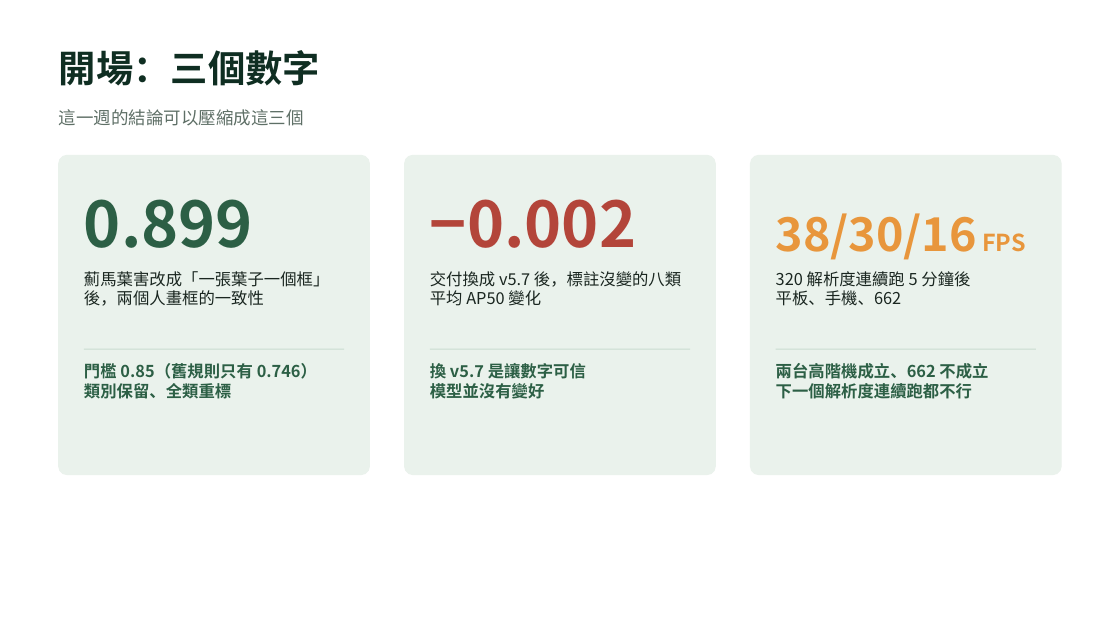
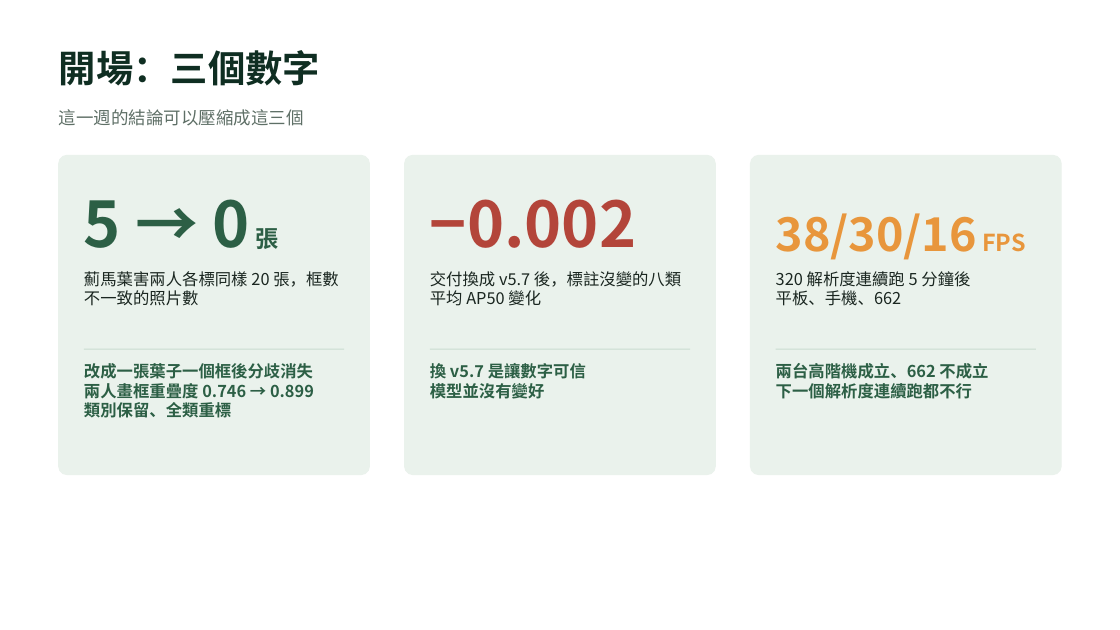
Before and after one commit to OneLeaf-dx/detection, a slide deck: slide 2 of docs/v12.3_簡報_口頭報告.pptx. Drawn at 1120x630 pixels with LibreOffice and Linux fonts; fonts in the diff are those of the drawing. Boxes give left, top, right and bottom in pixels: in the first picture for what was removed or moved away, otherwise in the second. Text is boxed around its words. In the diff, an @@ line names an element or a change of style, - is before the commit and + after.

```diff
--- a/docs/v12.3_簡報_口頭報告.pptx
+++ b/docs/v12.3_簡報_口頭報告.pptx
@@ text at (84, 199, 278, 254): text changed @@
-0.899
+5 → 0 張
@@ text at (84, 271, 338, 306): text changed @@
-薊馬葉害改成「一張葉子一個框」後，兩個人畫框的一致性
+薊馬葉害兩人各標同樣 20 張，框數不一致的照片數
@@ text at (84, 363, 314, 399): text changed @@
-門檻 0.85（舊規則只有 0.746）
+改成一張葉子一個框後分歧消失
+兩人畫框重疊度 0.746 → 0.899
```
Also in this commit, not shown: 2 other slides changed, 3 other files.
